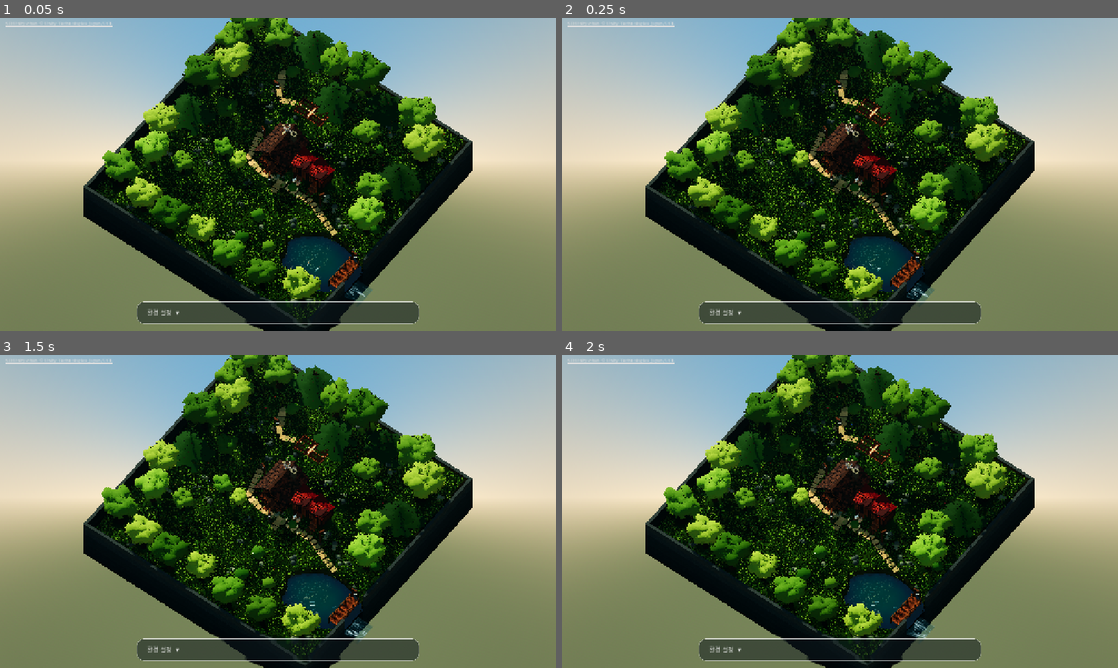
Above: before the commit, frames 1-4 (two rows, left to right).
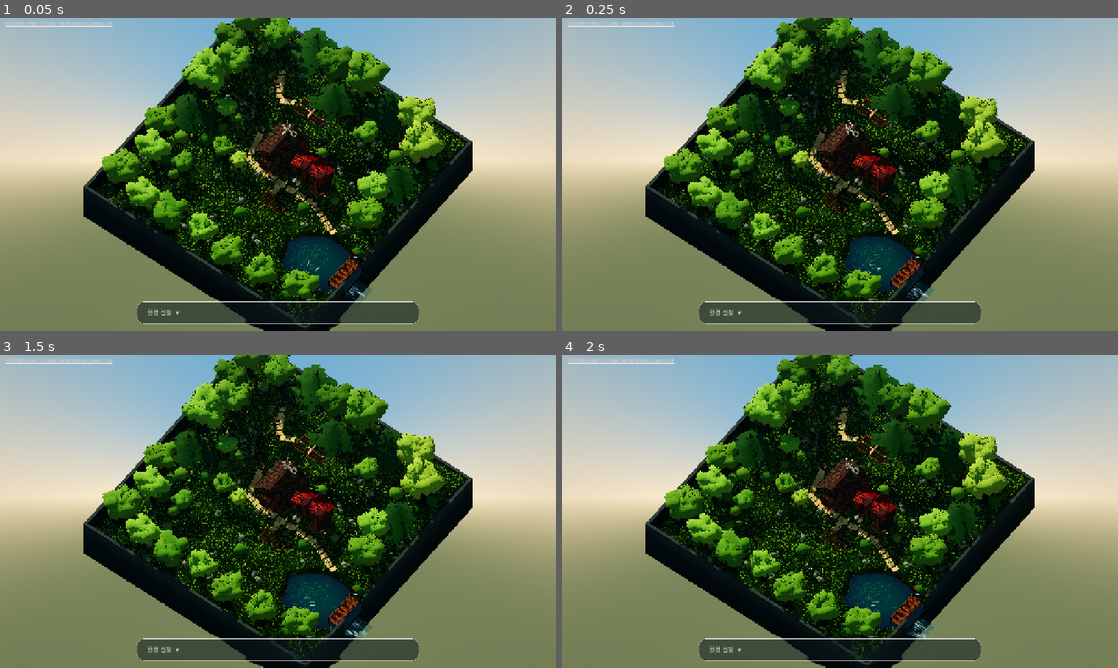
Above: after the commit, the same moments.

Repository: lolisia/portfolio-02
Game: Godot game, scene res://scenes/main.tscn
The game is run twice, just before and just after one commit, with the same random seed, the same clock (stepped at 60 frames per second) and the same inputs.
Inputs:
- Up to frame 1 (0.05 s): no input
- Up to frame 2 (0.25 s): no input
- Up to frame 3 (1.5 s): click "환경 설정 ▾" at 0.5 s; click "환경 설정 ▴" at 1.25 s
- Up to frame 4 (2 s): no input

The runs differ from the first frame. In frame 1, 15% of the frame differs, in the area x 17-84%, y 0-96%; in frame 2, 15%; in frame 3, 15%; in frame 4, 15%.

Commit message:
Add Unity-chan gathering/fishing tasks and near vegetable beds

Diff:
--- a/godot/scripts/main.gd
+++ b/godot/scripts/main.gd
@@ -54,6 +54,8 @@
 	character.name = "UnityChan"
 	character.world = world
 	character.position = Vector3(-0.35, 0.0, 1.0)
+	character.weather = weather
+	character.season = season
 	add_child(character)
 
 	weather_fx = WeatherFX.new()
@@ -85,6 +87,8 @@
 		orbit.set_view(Vector3(-1.0, 0.55, 1.75), 0.0, 1.35, 8.0)
 	if "--pond" in cli:
 		orbit.set_view(Vector3(10.8, 0.3, 6.1), 0.7, 0.98, 2.8)
+	if "--fishtest" in cli:
+		orbit.set_view(Vector3(6.6, 0.6, 4.0), 0.55, 1.2, 4.0)
 
 	ui = GameUI.new()
 	ui.name = "GameUI"
@@ -140,6 +144,18 @@
 		weather_fx.set_weather(weather)
 	if "--panel" in cli:
 		ui.set_panel_open(true)
+	if "--gather" in cli:
+		character._begin_journey("gather")
+	if "--fish" in cli:
+		character._begin_journey("fish")
+	if "--salute" in cli:
+		character._begin_journey("salute")
+	if "--fishnear" in cli:
+		character.position = Vector3(6.5, 0.0, 4.2)
+		character._begin_journey("fish")
+	if "--gathernear" in cli:
+		character.position = Vector3(1.0, 0.0, 2.2)
+		character._begin_journey("gather")
 	ui.set_time_value(hour)
 	ui.set_wind_value(wind)
 
@@ -239,6 +255,9 @@
 		farm_life.hour = hour
 		farm_life.wind = wind
 		farm_life.weather = weather
+	if character != null:
+		character.weather = weather
+		character.season = season
 
 	var wet_target := 1.0 if weather == 2 else (0.65 if weather == 3 else 0.0)
 	wet = lerpf(wet, wet_target, 1.0 - exp(-delta * 0.8))
--- a/godot/scripts/unity_chan.gd
+++ b/godot/scripts/unity_chan.gd
@@ -1,11 +1,14 @@
 extends Node3D
 class_name UnityChan
 
-## Basic port of the character loader. The imported GLB contains the skinned
-## body, blend shapes for the eyes, and all ten animation clips.
+## Unity-chan loader + a compact task AI:
+## stroll, walk to a vegetable bed and gather, walk to the pond and fish,
+## salute / kneel in front of the cottage. The imported GLB supplies all clips.
 
 const MODEL_PATH := "res://assets/models/unitychan/sd_unitychan.glb"
 const TARGET_HEIGHT := 1.02
+const HUB := Vector2(0.4, 1.7)
+const POND := Vector2(10.7, 6.3)
 
 var world: FarmWorld
 var model: Node3D
@@ -14,7 +17,10 @@
 var blink_index := -1
 var blink := 2.0
 var blink_t := 0.0
-var walk_speed := 0.52
+var weather := 0
+var season := 1
+
+var walk_speed := 0.48
 var waypoints := [
 	Vector2(-0.2, 2.2), Vector2(2.2, 2.8), Vector2(4.2, 2.2),
 	Vector2(4.6, 4.2), Vector2(2.4, 5.2), Vector2(0.0, 4.8),
@@ -23,7 +29,18 @@
 var waypoint_index := 0
 var wait := 2.0
 var current_clip := ""
-var walking := false
+var mode := "stroll"
+var route: Array[Vector2] = []
+var task_type := ""
+var task_phase := 0
+var task_timer := 0.0
+var task_face := 0.0
+var time := 0.0
+
+var rod: Node3D
+var line: MeshInstance3D
+var line_mesh: ImmediateMesh
+var bobber: MeshInstance3D
 
 func _ready() -> void:
 	var packed := load(MODEL_PATH)
@@ -34,9 +51,12 @@
 	add_child(model)
 	animation = model.find_child("AnimationPlayer", true, false) as AnimationPlayer
 	if animation != null:
-		for clip_name in ["Standing", "Walking", "Running"]:
+		for clip_name in ["Standing", "Walking", "Running", "FishingLoop"]:
 			if animation.has_animation(clip_name):
 				animation.get_animation(clip_name).loop_mode = Animation.LOOP_LINEAR
+		for clip_name in ["Salute", "Gathering", "KneelDown", "KneelDownToUp", "FishingBegin", "FishingStop"]:
+			if animation.has_animation(clip_name):
+				animation.get_animation(clip_name).loop_mode = Animation.LOOP_NONE
 		animation.play("Standing")
 		animation.seek(0.0, true)
 		animation.advance(0.0)
@@ -45,6 +65,7 @@
 		skeleton.force_update_all_bone_transforms()
 	_fit_model()
 	_find_face()
+	_build_fishing_gear()
 	position.y = world.height(position.x, position.z) if world != null else 0.0
 	_play("Standing", 0.0)
 
@@ -79,39 +100,79 @@
 				blink_index = i
 				return
 
+func _build_fishing_gear() -> void:
+	rod = Node3D.new()
+	rod.name = "FishingRod"
+	rod.position = Vector3(0.16, 0.72, 0.18)
+	rod.rotation.x = 0.55
+	rod.visible = false
+	add_child(rod)
+	var rod_mesh := CylinderMesh.new()
+	rod_mesh.top_radius = 0.008
+	rod_mesh.bottom_radius = 0.018
+	rod_mesh.height = 1.15
+	rod_mesh.radial_segments = 6
+	rod_mesh.rings = 1
+	var rod_instance := MeshInstance3D.new()
+	rod_instance.mesh = rod_mesh
+	var rod_material := StandardMaterial3D.new()
+	rod_material.albedo_color = Color(0.42, 0.29, 0.17)
+	rod_material.roughness = 0.7
+	rod_instance.material_override = rod_material
+	rod_instance.position.y = 0.575
+	rod_instance.cast_shadow = GeometryInstance3D.SHADOW_CASTING_SETTING_ON
+	rod.add_child(rod_instance)
+
+	line_mesh = ImmediateMesh.new()
+	line = MeshInstance3D.new()
+	line.name = "FishingLine"
+	line.mesh = line_mesh
+	line.top_level = true
+	line.visible = false
+	var line_material := StandardMaterial3D.new()
+	line_material.shading_mode = BaseMaterial3D.SHADING_MODE_UNSHADED
+	line_material.albedo_color = Color(0.90, 0.89, 0.82, 0.75)
+	line_material.transparency = BaseMaterial3D.TRANSPARENCY_ALPHA
+	line.material_override = line_material
+	add_child(line)
+
+	bobber = MeshInstance3D.new()
+	bobber.name = "Bobber"
+	var bobber_mesh := SphereMesh.new()
+	bobber_mesh.radius = 0.035
+	bobber_mesh.height = 0.07
+	bobber_mesh.radial_segments = 8
+	bobber_mesh.rings = 6
+	bobber.mesh = bobber_mesh
+	bobber.top_level = true
+	bobber.visible = false
+	var bobber_material := StandardMaterial3D.new()
+	bobber_material.albedo_color = Color(0.85, 0.29, 0.20)
+	bobber_material.roughness = 0.5
+	bobber.material_override = bobber_material
+	add_child(bobber)
+
 func _process(delta: float) -> void:
 	if model == null:
 		return
-
-	if wait > 0.0:
+	time += delta
+	if mode == "task":
+		_update_task(delta)
+	elif wait > 0.0:
 		wait -= delta
-		walking = false
 		_play("Standing", 0.3)
 		if animation != null:
 			animation.speed_scale = 1.0
+		if wait <= 0.0:
+			_choose_next()
+	elif route.is_empty():
+		_choose_next()
 	else:
-		var target_2d: Vector2 = waypoints[waypoint_index]
-		var target := Vector3(target_2d.x, 0.0, target_2d.y)
-		var flat := Vector2(target.x - position.x, target.z - position.z)
-		if flat.length() < 0.12:
-			waypoint_index = (waypoint_index + 1) % waypoints.size()
-			wait = 1.0 + randf() * 2.4
-			walking = false
-			_play("Standing", 0.35)
-		else:
-			walking = true
-			var direction := flat.normalized()
-			var step := minf(walk_speed * delta, flat.length())
-			position.x += direction.x * step
-			position.z += direction.y * step
-			var target_yaw := atan2(direction.x, direction.y)
-			rotation.y = lerp_angle(rotation.y, target_yaw, 1.0 - exp(-delta * 7.0))
-			_play("Walking", 0.3)
-			if animation != null:
-				animation.speed_scale = clampf(walk_speed / 0.62, 0.7, 1.3)
+		_walk_route(delta)
 
 	if world != null:
 		position.y = world.height(position.x, position.z)
+	_update_fishing_gear()
 
 	if blend_face != null and blink_index >= 0:
 		blink -= delta
@@ -129,6 +190,213 @@
 	animation.play(clip_name, fade)
 	current_clip = clip_name
 
+func _clip_length(clip_name: String) -> float:
+	if animation != null and animation.has_animation(clip_name):
+		return animation.get_animation(clip_name).length
+	return 2.0
+
+func _choose_next() -> void:
+	mode = "stroll"
+	var roll := randf()
+	if roll < 0.26:
+		_begin_journey("gather")
+	elif roll < 0.50 and can_fish():
+		_begin_journey("fish")
+	elif roll < 0.68:
+		_begin_journey("salute")
+	elif roll < 0.78:
+		_start_task("kneel")
+	else:
+		_stroll_next()
+
+func can_fish() -> bool:
+	return season != 3 and weather != 2 and weather != 3 and weather != 5
+
+func _nearest_waypoint() -> int:
+	var best := 0
+	var best_distance := INF
+	for i in range(waypoints.size()):
+		var distance := Vector2(position.x, position.z).distance_squared_to(waypoints[i])
+		if distance < best_distance:
+			best_distance = distance
+			best = i
+	return best
+
+func _begin_journey(type: String) -> void:
+	task_type = type
+	mode = "to_task"
+	route = _task_route(type)
+	wait = 0.0
+	_play("Walking", 0.3)
+
+func _task_route(type: String) -> Array[Vector2]:
+	var result: Array[Vector2] = []
+	var current := Vector2(position.x, position.z)
+	if current.distance_to(HUB) > 2.0:
+		result.append(HUB)
+	if type == "gather" and world != null and not world.veg_beds.is_empty():
+		var bed: Vector2 = world.veg_beds[randi() % world.veg_beds.size()]
+		var target := bed + Vector2(0, -1.05)
+		task_face = atan2(bed.x - target.x, bed.y - target.y)
+		result.append(target)
+	elif type == "fish" and world != null:
+		var target: Vector2 = world.pond_shore
+		task_face = atan2(POND.x - target.x, POND.y - target.y)
+		result.append(Vector2(4.2, 2.2))
+		result.append(Vector2(6.3, 3.7))
+		result.append(target)
+	elif type == "salute":
+		var target := Vector2(-0.35, 1.0)
+		task_face = atan2(-1.0 - target.x, -2.5 - target.y)
+		result.append(target)
+	return result
+
+func _stroll_next() -> void:
+	mode = "stroll"
+	waypoint_index = (waypoint_index + 1) % waypoints.size()
+	var target: Vector2 = waypoints[waypoint_index]
+	route.clear()
+	var current := Vector2(position.x, position.z)
+	if current.distance_to(target) > 4.0:
+		route.append(HUB)
+	route.append(target)
+	_play("Walking", 0.3)
+
+func _walk_route(delta: float) -> void:
+	if route.is_empty():
+		if mode == "to_task":
+			_start_task(task_type)
+		else:
+			wait = 1.0 + randf() * 2.0
+		return
+	var target: Vector2 = route[0]
+	var flat := target - Vector2(position.x, position.z)
+	if flat.length() < 0.10:
+		route.pop_front()
+		if route.is_empty():
+			if mode == "to_task":
+				_start_task(task_type)
+			else:
+				wait = 0.8 + randf() * 2.0
+		return
+	var direction := flat.normalized()
+	var step := minf(walk_speed * delta, flat.length())
+	var moved := false
+	var candidates := [
+		Vector2(position.x + direction.x * step, position.z + direction.y * step),
+		Vector2(position.x + direction.x * step, position.z),
+		Vector2(position.x, position.z + direction.y * step),
+	]
+	for candidate in candidates:
+		var point: Vector2 = candidate
+		if _can_stand(point):
+			position.x = point.x
+			position.z = point.y
+			moved = true
+			break
+	if not moved:
+		route.pop_front()
+		return
+	rotation.y = lerp_angle(rotation.y, atan2(direction.x, direction.y), 1.0 - exp(-delta * 7.0))
+	_play("Walking", 0.3)
+	if animation != null:
+		animation.speed_scale = clampf(walk_speed / 0.62, 0.75, 1.2)
+
+func _can_stand(p: Vector2) -> bool:
+	if world == null:
+		return true
+	return world.is_free_for_walker(p.x, p.y, 0.16)
+
+func _start_task(type: String) -> void:
+	mode = "task"
+	task_type = type
+	task_phase = 0
+	task_timer = 0.0
+	rod.visible = false
+	line.visible = false
+	bobber.visible = false
+	match type:
+		"gather":
+			_play("Gathering", 0.3)
+			task_timer = _clip_length("Gathering") + 0.5
+		"fish":
+			_play("FishingBegin", 0.3)
+			task_timer = _clip_length("FishingBegin") + 0.2
+			rod.visible = true
+		"salute":
+			_play("Salute", 0.3)
+			task_timer = _clip_length("Salute") + 0.4
+		"kneel":
+			_play("KneelDown", 0.25)
+			task_timer = _clip_length("KneelDown") + 0.2
+		_:
+			task_timer = 1.5
+	if animation != null:
+		animation.speed_scale = 1.0
+
+func _update_task(delta: float) -> void:
+	task_timer -= delta
+	if task_type in ["gather", "fish", "salute"]:
+		rotation.y = lerp_angle(rotation.y, task_face, 1.0 - exp(-delta * 4.0))
+	if task_timer > 0.0:
+		if task_type == "fish" and task_phase >= 1:
+			_update_fishing_gear()
+		return
+	if task_type == "fish":
+		if task_phase == 0:
+			_play("FishingLoop", 0.2)
+			task_phase = 1
+			task_timer = 9.0 + randf() * 4.0
+			line.visible = true
+			bobber.visible = true
+			return
+		elif task_phase == 1:
+			_play("FishingStop", 0.2)
+			task_phase = 2
+			task_timer = _clip_length("FishingStop") + 0.6
+			line.visible = false
+			bobber.visible = false
+			return
+	elif task_type == "kneel" and task_phase == 0:
+		_play("KneelDownToUp", 0.15)
+		task_phase = 1
+		task_timer = _clip_length("KneelDownToUp") + 0.3
+		return
+	_finish_task()
+
+func _finish_task() -> void:
+	mode = "stroll"
+	task_type = ""
+	rod.visible = false
+	line.visible = false
+	bobber.visible = false
+	waypoint_index = _nearest_waypoint()
+	route.clear()
+	wait = 1.2 + randf() * 2.0
+	_play("Standing", 0.35)
+
+func _update_fishing_gear() -> void:
+	if task_type != "fish" or not rod.visible:
+		line.visible = false
+		bobber.visible = false
+		return
+	var forward := Vector3(sin(rotation.y), 0.0, cos(rotation.y))
+	var origin := global_position + Vector3(0.0, 0.90, 0.0) + forward * 0.18
+	var tip := origin + forward * 0.62 + Vector3(0.0, 0.98, 0.0)
+	var bobber_position := global_position + forward * 2.2
+	bobber_position.y = (world.water.position.y + 0.02) if world != null else 0.0
+	bobber_position.y += sin(time * 2.3) * 0.006
+	bobber.global_position = bobber_position
+
+	line_mesh.clear_surfaces()
+	line_mesh.surface_begin(Mesh.PRIMITIVE_LINES)
+	line_mesh.surface_add_vertex(tip)
+	line_mesh.surface_add_vertex(bobber_position)
+	line_mesh.surface_end()
+	line.global_position = Vector3.ZERO
+	line.visible = task_phase == 1
+	bobber.visible = task_phase == 1
+
 func face(direction: Vector3) -> void:
 	if direction.length_squared() > 0.0001:
 		rotation.y = atan2(direction.x, direction.z)
--- a/godot/scripts/world.gd
+++ b/godot/scripts/world.gd
@@ -22,6 +22,8 @@
 var terrain_material: ShaderMaterial
 var path_mask: ImageTexture
 var water: MeshInstance3D
+var veg_beds: Array = []
+var pond_shore := Vector2(6.9, 4.0)
 var lamps: Array = []
 var window_light: OmniLight3D
 var lamp_glass_material: StandardMaterial3D
@@ -70,6 +72,7 @@
 	_build_coop(2.25, -1.92, 0.025)
 	_build_shed(4.45, -1.90, -0.035)
 	_build_garden_beds()
+	_build_vegetable_beds()
 	_build_paths()
 	_build_path_mask()
 	_build_trees()
@@ -130,6 +133,21 @@
 		var oz: float = obstacle[1]
 		var radius: float = obstacle[2]
 		if pow(x - ox, 2.0) + pow(z - oz, 2.0) <= pow(radius + pad, 2.0):
+			return false
+	return true
+
+func is_free_for_walker(x: float, z: float, pad: float = 0.16) -> bool:
+	if wet(x, z) > -0.10:
+		return false
+	for obstacle in obstacles:
+		var radius: float = obstacle[2]
+		# Small plants and lamp posts can be brushed through; walls, beds and
+		# larger trees remain solid so the walker does not cut through the farm.
+		if radius < 0.55:
+			continue
+		var dx := x - float(obstacle[0])
+		var dz := z - float(obstacle[1])
+		if dx * dx + dz * dz <= pow(radius + pad, 2.0):
 			return false
 	return true
 
@@ -588,6 +606,27 @@
 		path_points.append(Vector2(cx, cz + f * bd * 2.0))
 		path_points.append(Vector2(cx + f * bw * 2.0, cz))
 
+func _build_vegetable_beds() -> void:
+	for bed in [Vector2(1.1, 3.3), Vector2(2.7, 3.3)]:
+		var x: float = bed.x
+		var z: float = bed.y
+		var y := height(x, z)
+		b.place(x, y, z, 1.0, 0.0, func() -> void:
+			b.part("wood", 0.0, 0.10, 0.0, 1.32, 0.20, 1.72, "#9a6c47")
+			b.part("soil", 0.0, 0.20, 0.0, 1.12, 0.14, 1.52, "#5e3f2a")
+			for row in range(5):
+				for col in range(3):
+					var px := (col - 1) * 0.36 + (b.randf() - 0.5) * 0.04
+					var pz := (row - 2) * 0.30 + (b.randf() - 0.5) * 0.04
+					var s := 0.72 + b.randf() * 0.24
+					if row % 2 == 0:
+						b.part("cabbage", px, 0.26, pz, s, s, s, b.pick(["#93b65a", "#a3c063", "#86a84f"]), 0.0, b.randf() * TAU, 0.0, 0.2)
+					else:
+						b.part("carrot", px, 0.26, pz, s, s, s, b.pick(["#6f9a3e", "#7ea946"]), 0.0, b.randf() * TAU, 0.0, 0.3)
+		)
+		obstacles.append([x, z, 0.78])
+		veg_beds.append(Vector2(x, z))
+
 func _path(ax: float, az: float, bx: float, bz: float) -> void:
 	var length := sqrt((bx - ax) * (bx - ax) + (bz - az) * (bz - az))
 	var count := maxi(1, int(ceil(length / 0.73)))
